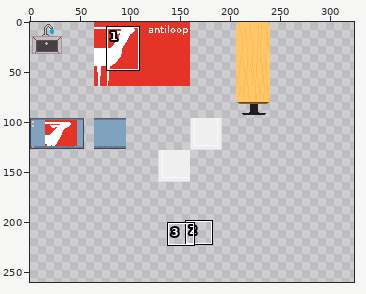
Two states of a sprite sheet, src/assets/Antiloop_Workadventure.png. Above: a wide view before the commit, with the close-up outlined.
Close-up. Earlier state:
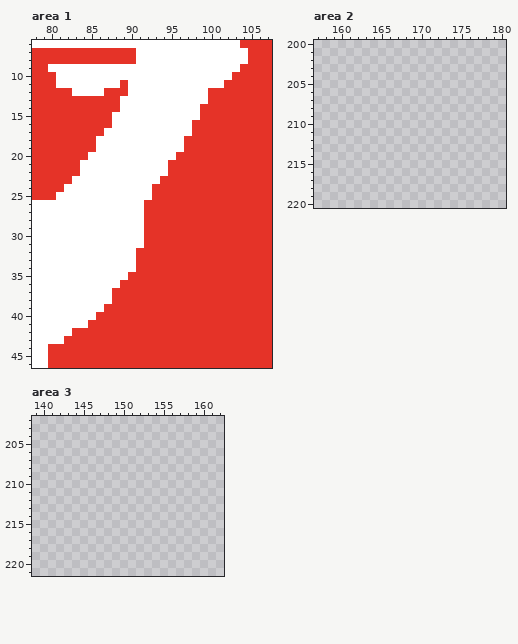
The file is 352x352 pixels. Pixels under 10% opacity are left out. Colours within 5 levels of each other are drawn and written as one. Shown: area 1: x 78..107, y 6..46; area 2: x 157..180, y 200..220; area 3: x 139..162, y 202..221. The wide view leaves out empty margins. The commit also changed other parts of the picture, which this record leaves out.
And afterwards:
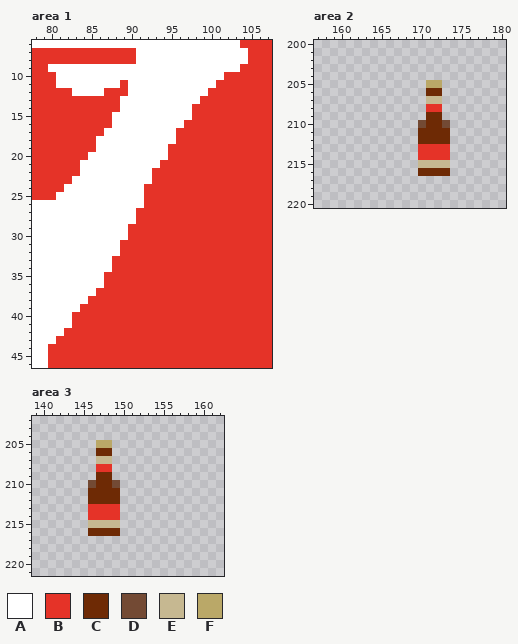
Palette (. is transparent): A #ffffff  B #e53328  C #6e2a05  D #734a34  E #c6b891  F #baa868
The edit:
--- area 1
@@ x 78..107 @@
  9 BBAAAAAAAAAAAAAAAAAAAAAAAABBBB
-10 BBBAAAAAAAAAAAAAAAAAAAAAABBBBB
-11 BBBAAAAAAAABAAAAAAAAAAAABBBBBB
+10 BBBAAAAAAAAAAAAAAAAAAAAABBBBBB
+11 BBBAAAAAAAABAAAAAAAAAAABBBBBBB
 12 BBBBBAAAABBBAAAAAAAAAABBBBBBBB
-13 BBBBBBBBBBBAAAAAAAAAAABBBBBBBB
-14 BBBBBBBBBBBAAAAAAAAAABBBBBBBBB
-15 BBBBBBBBBBAAAAAAAAAAABBBBBBBBB
-16 BBBBBBBBBBAAAAAAAAAABBBBBBBBBB
-17 BBBBBBBBBAAAAAAAAAAABBBBBBBBBB
-18 BBBBBBBBAAAAAAAAAAABBBBBBBBBBB
-19 BBBBBBBBAAAAAAAAAAABBBBBBBBBBB
-20 BBBBBBBAAAAAAAAAAABBBBBBBBBBBB
-21 BBBBBBAAAAAAAAAAABBBBBBBBBBBBB
-22 BBBBBBAAAAAAAAAAABBBBBBBBBBBBB
-23 BBBBBAAAAAAAAAAABBBBBBBBBBBBBB
-24 BBBBAAAAAAAAAAABBBBBBBBBBBBBBB
-25 BBBAAAAAAAAAAAABBBBBBBBBBBBBBB
+13 BBBBBBBBBBBAAAAAAAAAABBBBBBBBB
+14 BBBBBBBBBBBAAAAAAAAABBBBBBBBBB
+15 BBBBBBBBBBAAAAAAAAAABBBBBBBBBB
+16 BBBBBBBBBBAAAAAAAAABBBBBBBBBBB
+17 BBBBBBBBBAAAAAAAAABBBBBBBBBBBB
+18 BBBBBBBBAAAAAAAAAABBBBBBBBBBBB
+19 BBBBBBBBAAAAAAAAABBBBBBBBBBBBB
+20 BBBBBBBAAAAAAAAAABBBBBBBBBBBBB
+21 BBBBBBAAAAAAAAAABBBBBBBBBBBBBB
+22 BBBBBBAAAAAAAAABBBBBBBBBBBBBBB
+23 BBBBBAAAAAAAAAABBBBBBBBBBBBBBB
+24 BBBBAAAAAAAAAABBBBBBBBBBBBBBBB
+25 BBBAAAAAAAAAAABBBBBBBBBBBBBBBB
 26 AAAAAAAAAAAAAABBBBBBBBBBBBBBBB
-27 AAAAAAAAAAAAAABBBBBBBBBBBBBBBB
-28 AAAAAAAAAAAAAABBBBBBBBBBBBBBBB
-29 AAAAAAAAAAAAAABBBBBBBBBBBBBBBB
-30 AAAAAAAAAAAAAABBBBBBBBBBBBBBBB
-31 AAAAAAAAAAAAAABBBBBBBBBBBBBBBB
-32 AAAAAAAAAAAAABBBBBBBBBBBBBBBBB
-33 AAAAAAAAAAAAABBBBBBBBBBBBBBBBB
-34 AAAAAAAAAAAAABBBBBBBBBBBBBBBBB
-35 AAAAAAAAAAAABBBBBBBBBBBBBBBBBB
-36 AAAAAAAAAAABBBBBBBBBBBBBBBBBBB
-37 AAAAAAAAAABBBBBBBBBBBBBBBBBBBB
-38 AAAAAAAAAABBBBBBBBBBBBBBBBBBBB
-39 AAAAAAAAABBBBBBBBBBBBBBBBBBBBB
-40 AAAAAAAABBBBBBBBBBBBBBBBBBBBBB
-41 AAAAAAABBBBBBBBBBBBBBBBBBBBBBB
-42 AAAAABBBBBBBBBBBBBBBBBBBBBBBBB
-43 AAAABBBBBBBBBBBBBBBBBBBBBBBBBB
+27 AAAAAAAAAAAAABBBBBBBBBBBBBBBBB
+28 AAAAAAAAAAAAABBBBBBBBBBBBBBBBB
+29 AAAAAAAAAAAABBBBBBBBBBBBBBBBBB
+30 AAAAAAAAAAAABBBBBBBBBBBBBBBBBB
+31 AAAAAAAAAAABBBBBBBBBBBBBBBBBBB
+32 AAAAAAAAAAABBBBBBBBBBBBBBBBBBB
+33 AAAAAAAAAABBBBBBBBBBBBBBBBBBBB
+34 AAAAAAAAAABBBBBBBBBBBBBBBBBBBB
+35 AAAAAAAAABBBBBBBBBBBBBBBBBBBBB
+36 AAAAAAAAABBBBBBBBBBBBBBBBBBBBB
+37 AAAAAAAABBBBBBBBBBBBBBBBBBBBBB
+38 AAAAAAABBBBBBBBBBBBBBBBBBBBBBB
+39 AAAAAABBBBBBBBBBBBBBBBBBBBBBBB
+40 AAAAABBBBBBBBBBBBBBBBBBBBBBBBB
+41 AAAAABBBBBBBBBBBBBBBBBBBBBBBBB
+42 AAAABBBBBBBBBBBBBBBBBBBBBBBBBB
+43 AAABBBBBBBBBBBBBBBBBBBBBBBBBBB
 44 AABBBBBBBBBBBBBBBBBBBBBBBBBBBB
--- area 2
@@ x 168..175 @@
 204 ........
-205 ........
-206 ........
-207 ........
-208 ........
-209 ........
-210 ........
-211 ........
-212 ........
-213 ........
-214 ........
-215 ........
-216 ........
+205 ...FF...
+206 ...CC...
+207 ...EE...
+208 ...BB...
+209 ...CC...
+210 ..DCCD..
+211 ..CCCC..
+212 ..CCCC..
+213 ..BBBB..
+214 ..BBBB..
+215 ..EEEE..
+216 ..CCCC..
 217 ........
--- area 3
@@ x 144..151 @@
 204 ........
-205 ........
-206 ........
-207 ........
-208 ........
-209 ........
-210 ........
-211 ........
-212 ........
-213 ........
-214 ........
-215 ........
-216 ........
+205 ...FF...
+206 ...CC...
+207 ...EE...
+208 ...BB...
+209 ...CC...
+210 ..DCCD..
+211 ..CCCC..
+212 ..CCCC..
+213 ..BBBB..
+214 ..BBBB..
+215 ..EEEE..
+216 ..CCCC..
 217 ........
Boxes around the changes in both close-ups, in picture pixels (x1, y1, x2, y2):
changed: (56, 72, 232, 344)
added: (418, 80, 450, 176)
added: (88, 440, 120, 536)
